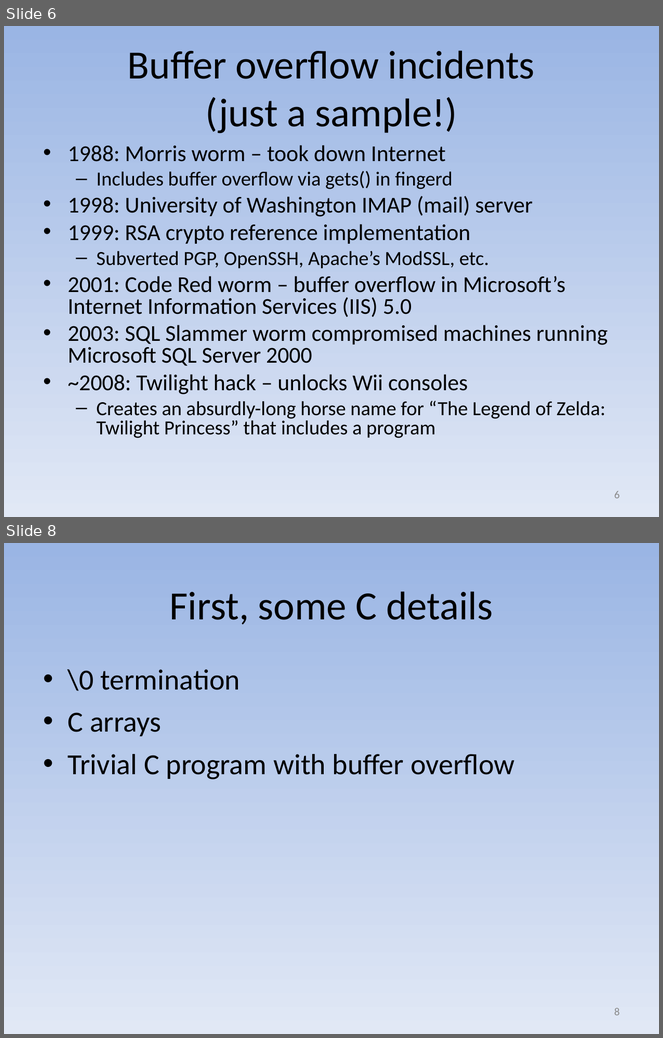
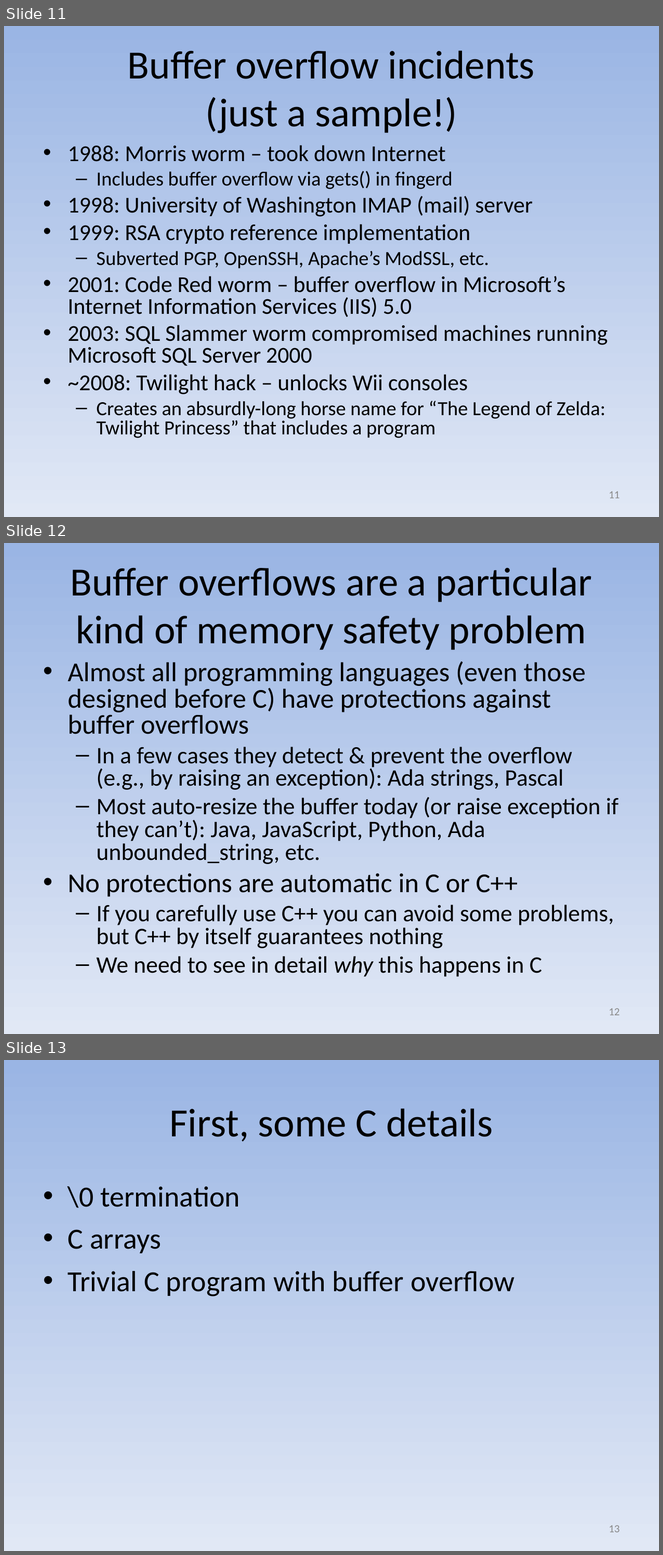
Before and after one commit to david-a-wheeler/david-a-wheeler.github.io, a slide deck: secure-class/presentations/Secure-Software-3-Buffer-Overflow.ppt. Shown one above the other, each under a label of ours: slides 6 and 8 before the commit, slides 11, 12 and 13 after it; the slides between them are not shown. The pictures are 663x1038 and 663x1555 pixels, drawn with LibreOffice and Linux fonts; fonts in the diff are those of the drawing. Boxes give left, top, right and bottom in pixels: in the first picture for what was removed or moved away, otherwise in the second. Text is boxed around its words. In the diff, an @@ line names an element or a change of style, - is before the commit and + after.

Commit message:
Update misc.html and buffer overflow slides

```diff
--- a/secure-class/presentations/Secure-Software-3-Buffer-Overflow.ppt
+++ b/secure-class/presentations/Secure-Software-3-Buffer-Overflow.ppt
@@ slide 12 added at box(4, 543, 659, 1034), background gradient #9AB5E4 to #E1E8F5 @@
@@ title added at box(70, 567, 592, 650), 44 pt, text #000000 @@
+Buffer overflows are a particular kind of memory safety problem
@@ text added at box(68, 662, 619, 977), 26 pt, text #000000 @@
+• Almost all programming languages (even those designed before C) have protections against buffer overflows
+  – In a few cases they detect & prevent the overflow (e.g., by raising an exception): Ada strings, Pascal
+  – Most auto-resize the buffer today (or raise exception if they can’t): Java, JavaScript, Python, Ada unbounded_string, etc.
+• No protections are automatic in C or C++
+  – If you carefully use C++ you can avoid some problems, but C++ by itself guarantees nothing
+  – We need to see in detail why this happens in C
@@ page number added at box(609, 1008, 620, 1016), 12 pt, text #898989 @@
+12
@@ what was slide 6 is now slide 11 @@
@@ page number at box(609, 491, 620, 499): text changed @@
-6
+11
@@ what was slide 8 is now slide 13 @@
@@ page number at box(609, 1525, 620, 1533): text changed @@
-8
+13
```
Also in this commit, not shown: 7 slides changed, 5 other slides added, 1 other file.
